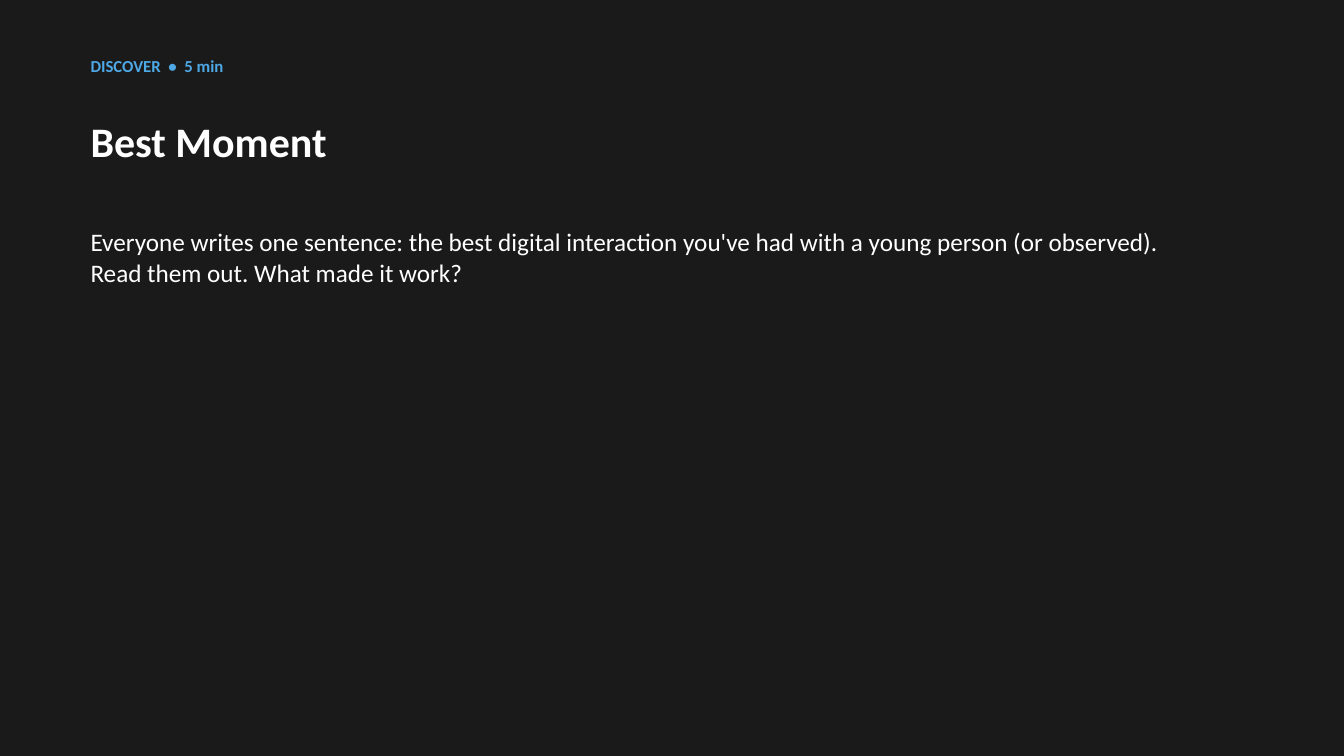
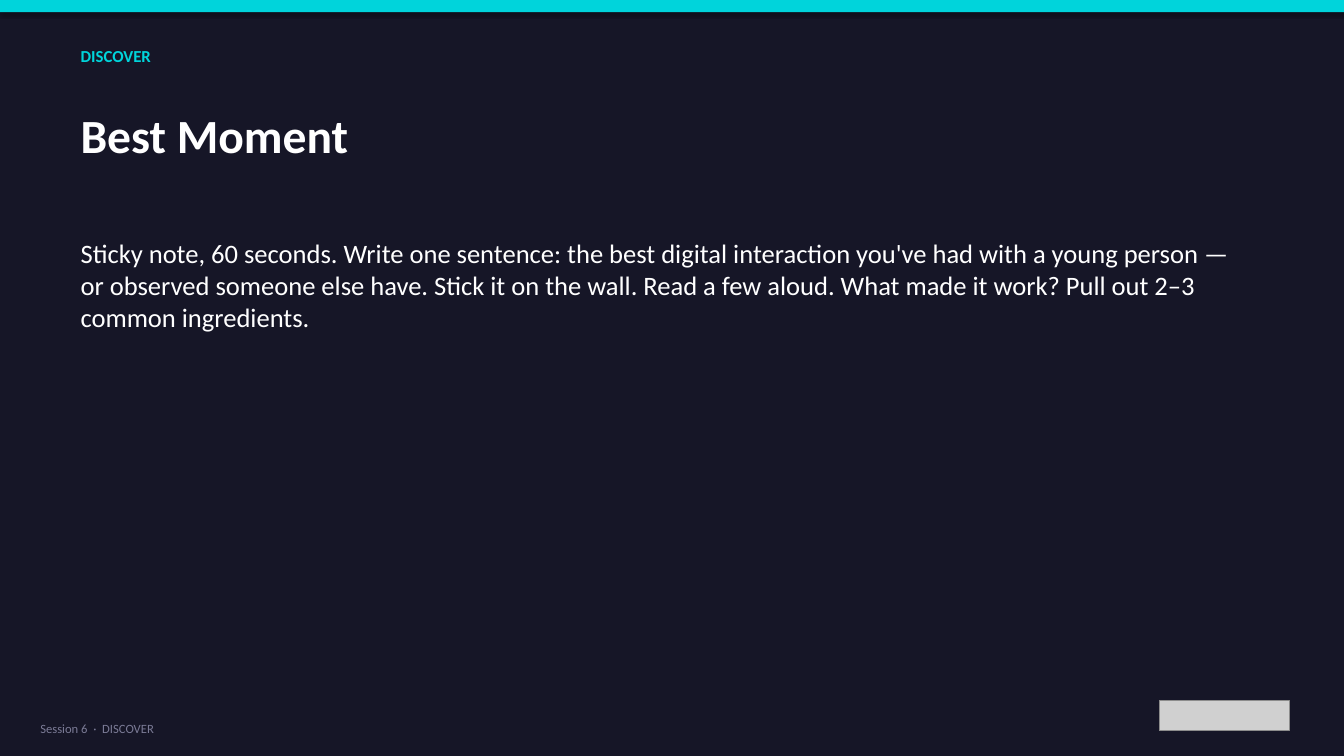
Before and after one commit to bh1ff/cpd-v2, a slide deck: slide 4 of assets/downloads/Session-6-Build-Something-Real.pptx (slide 3 before the commit). Drawn at 1344x756 pixels with LibreOffice and Linux fonts; fonts in the diff are those of the drawing; grey boxes stand for pictures. Boxes give left, top, right and bottom in pixels: in the first picture for what was removed or moved away, otherwise in the second. Text is boxed around its words. In the diff, an @@ line names an element or a change of style, - is before the commit and + after.

Commit message:
Session 6 rework: Build Something Real — build / test / iterate against 4 criteria
- 24 activities across D-A-K-D-C
- New LIA aim: leave with a working prototype to deploy with a real group in 4 weeks
- DISCOVER: Best Moment · Worst Moment · Quality Criteria Vote · Name a Good One · The Choose Test
- ACTIVITY: Define Your Group · Pick Your Tool · Build It (45 min strict) · One-Sentence Elevator · Self-Check · Readiness Stand-Up
- KEY IDEAS: Four criteria, three failures — Failure Mode Bingo · The 60-Second Rule · Whose Problem Are You Solving? · The Tool Dies Tomorrow Question
- DISCUSSION: Peer Test R1 · Iterate Fix One Thing · Peer Test R2 · Before vs After · The Critics' Circle
- CLOSING: Lightning Presentations · Programme Reflection · Final Takeaway · Deploy Date
- Opening Q: What does good digital youth work look like?
- Closing Q: If the tool changed tomorrow, what standards would still apply?
- Takeaway: deploy with real group within 4 weeks, write 1–2pp justification

```diff
--- a/assets/downloads/Session-6-Build-Something-Real.pptx
+++ b/assets/downloads/Session-6-Build-Something-Real.pptx
@@ background #1A1A1A to #161627 @@
@@ rectangle added at (0, 0, 1344, 12), fill #00D4DB @@
@@ text at (81, 51, 151, 62): text changed; text colour #4EA8E6 to #00D4DB @@
-DISCOVER • 5 min
+DISCOVER
@@ text "Best Moment": place and size @@
-text "Best Moment" at (91, 129, 326, 158)
+text "Best Moment" at (81, 122, 348, 154)
@@ text "Best Moment" at (81, 122, 348, 154): size 30 to 34 pt @@
@@ text at (81, 244, 1198, 332): text changed; size 18 to 19 pt @@
-Everyone writes one sentence: the best digital interaction you've had with a young person (or observed). Read them out. What made it work?
+Sticky note, 60 seconds. Write one sentence: the best digital interaction you've had with a young person — or observed someone else have. Stick it on the wall. Read a few aloud. What made it work? Pull out 2–3 common ingredients.
@@ picture added at (1159, 701, 1290, 731) @@
@@ text added at (40, 724, 154, 733), 9 pt, text #7B7B96 @@
+Session 6 · DISCOVER
```
Also in this commit, not shown: 13 other slides changed, 18 slides added, 4 slides removed, 3 other files.
